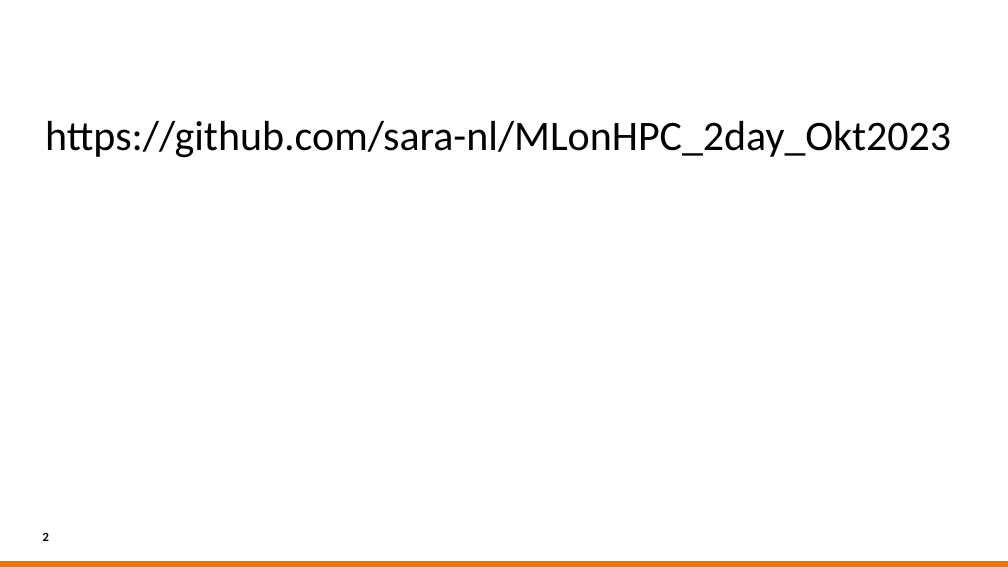
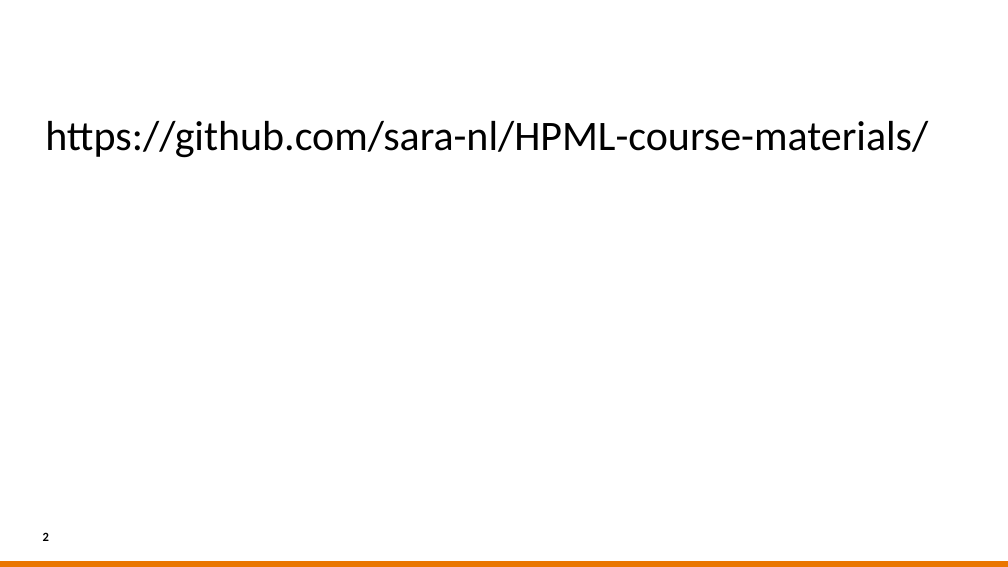
Before and after one commit to sara-nl/HPML-course-materials, a slide deck: slide 2 of Day2/slides/HPC_FS_and_Packed_data_formats.pptx. Drawn at 1008x567 pixels with LibreOffice and Linux fonts; fonts in the diff are those of the drawing; background and template pictures are left out. Boxes give left, top, right and bottom in pixels: in the first picture for what was removed or moved away, otherwise in the second. Text is boxed around its words. In the diff, an @@ line names an element or a change of style, - is before the commit and + after.

```diff
--- a/Day2/slides/HPC_FS_and_Packed_data_formats.pptx
+++ b/Day2/slides/HPC_FS_and_Packed_data_formats.pptx
@@ text at (45,121,928,158): text changed @@
-https://github.com/sara-nl/MLonHPC_2day_Okt2023
+https://github.com/sara-nl/HPML-course-materials/
```
Also in this commit, not shown: 2 other slides changed, 1 slide removed.
